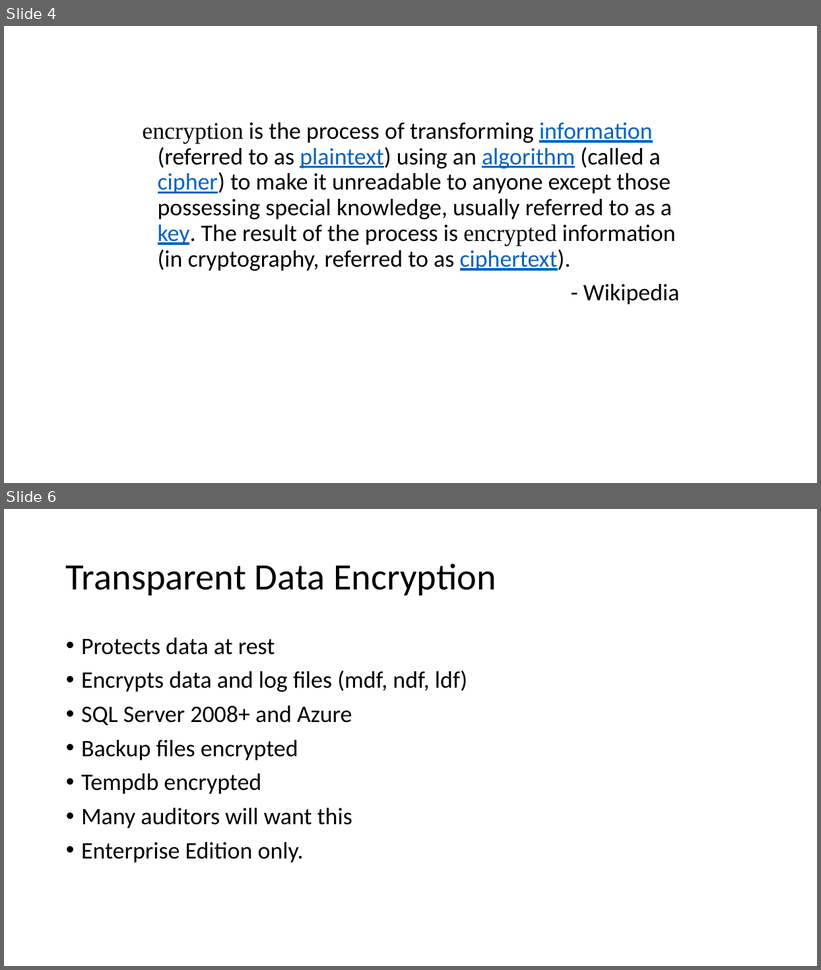
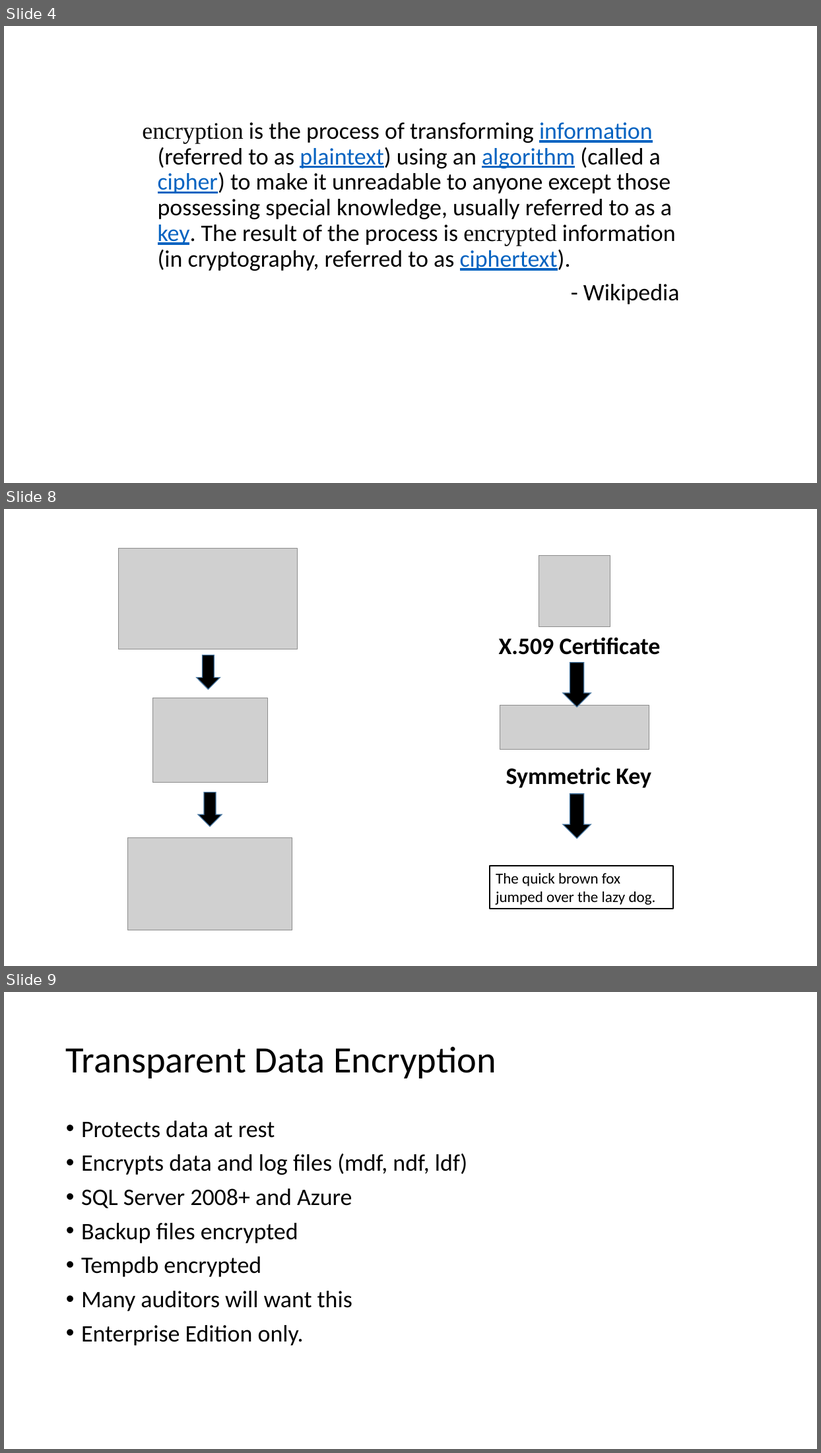
Before and after one commit to way0utwest/EndtoEndEncryptedSQL2016, a slide deck: Getting Started with Encryption in SQL 2016.pptx. Shown one above the other, each under a label of ours: slides 4 and 6 before the commit, slides 4, 8 and 9 after it; the slides between them are not shown. The pictures are 821x970 and 821x1453 pixels, drawn with LibreOffice and Linux fonts; fonts in the diff are those of the drawing; grey boxes stand for pictures. Boxes give left, top, right and bottom in pixels: in the first picture for what was removed or moved away, otherwise in the second. Text is boxed around its words. In the diff, an @@ line names an element or a change of style, - is before the commit and + after.

```diff
--- a/Getting Started with Encryption in SQL 2016.pptx
+++ b/Getting Started with Encryption in SQL 2016.pptx
@@ slide 8 added at bbox=[4, 509, 817, 966], background #FFFFFF @@
@@ picture added at bbox=[119, 549, 298, 650] @@
@@ picture added at bbox=[539, 555, 611, 626] @@
@@ text added at bbox=[499, 637, 661, 655], 28 pt, text #000000, bold @@
+X.509 Certificate
@@ down arrow added at bbox=[197, 656, 220, 690], fill #000000, outline #43739E 1 pt @@
@@ down arrow added at bbox=[564, 663, 591, 707], fill #000000, outline #43739E 1 pt @@
@@ picture added at bbox=[153, 698, 267, 783] @@
@@ picture added at bbox=[500, 706, 649, 749] @@
@@ text added at bbox=[506, 768, 651, 788], 28 pt, text #000000, bold @@
+Symmetric Key
@@ down arrow added at bbox=[198, 793, 222, 827], fill #000000, outline #43739E 1 pt @@
@@ down arrow added at bbox=[564, 794, 591, 838], fill #000000, outline #43739E 1 pt @@
@@ picture added at bbox=[128, 838, 292, 931] @@
@@ rectangle added at bbox=[490, 866, 674, 909], outline #000000 1.25 pt, 18 pt, text #000000 @@
+The quick brown fox jumped over the lazy dog.
@@ what was slide 6 is now slide 9 @@
```
Also in this commit, not shown: 4 slides changed, 3 other slides added.
